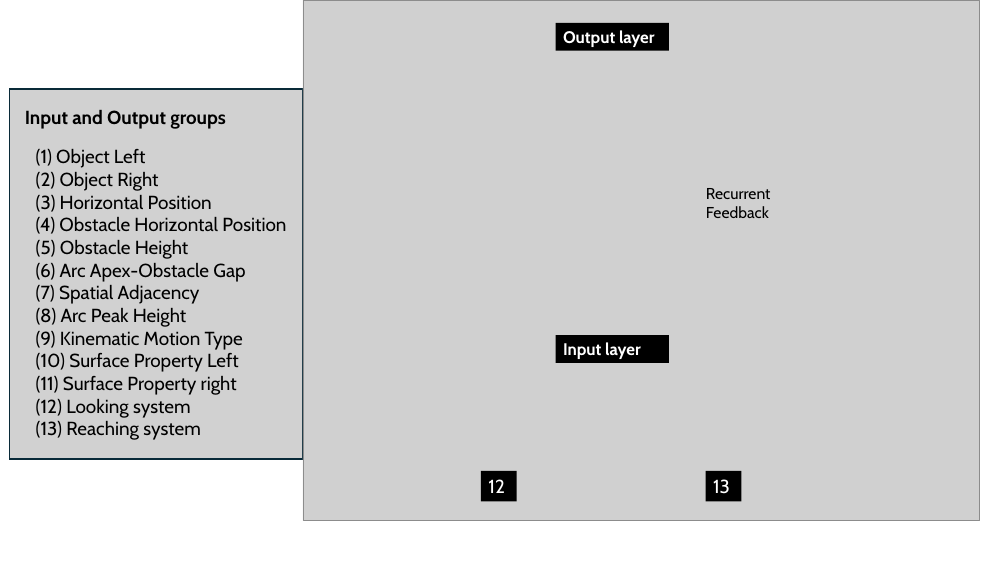
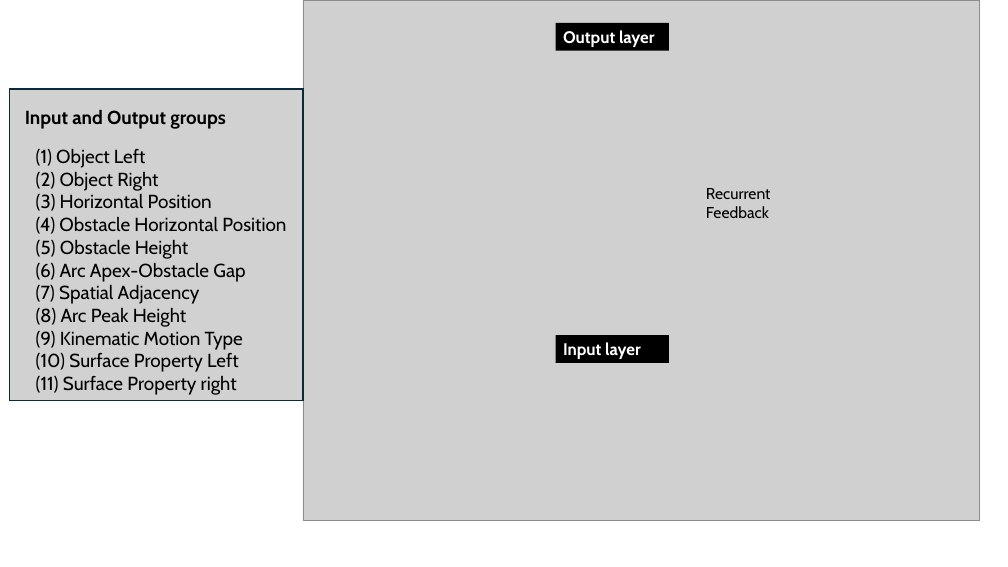
Before and after one commit to dtbenton/newGergelySim, a slide deck: slide 3 of psychologicalReview/figures/powerpointFig.pptx. Drawn at 1008x567 pixels with LibreOffice and Linux fonts; fonts in the diff are those of the drawing; grey boxes stand for pictures; background and template pictures are left out. Boxes give left, top, right and bottom in pixels: in the first picture for what was removed or moved away, otherwise in the second. Text is boxed around its words. In the diff, an @@ line names an element or a change of style, - is before the commit and + after.

```diff
--- a/psychologicalReview/figures/powerpointFig.pptx
+++ b/psychologicalReview/figures/powerpointFig.pptx
@@ rectangle: place and size @@
-rectangle at <box>9,89,302,459</box>
+rectangle at <box>9,89,302,401</box>
@@ text at <box>36,399,201,440</box>: paragraphs removed @@
-(12) Looking system
-(13) Reaching system
@@ rectangle removed at <box>481,471,516,501</box> @@
-12
@@ rectangle removed at <box>706,471,741,501</box> @@
-13
```
Also in this commit, not shown: 7 other files.
